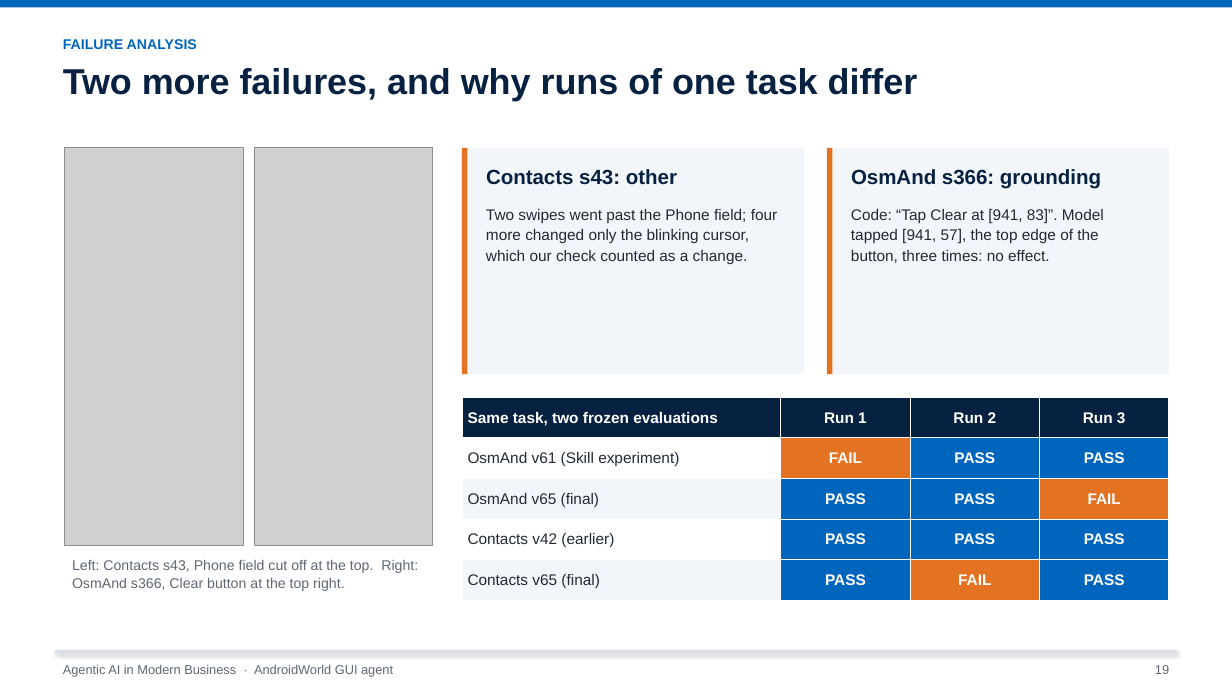
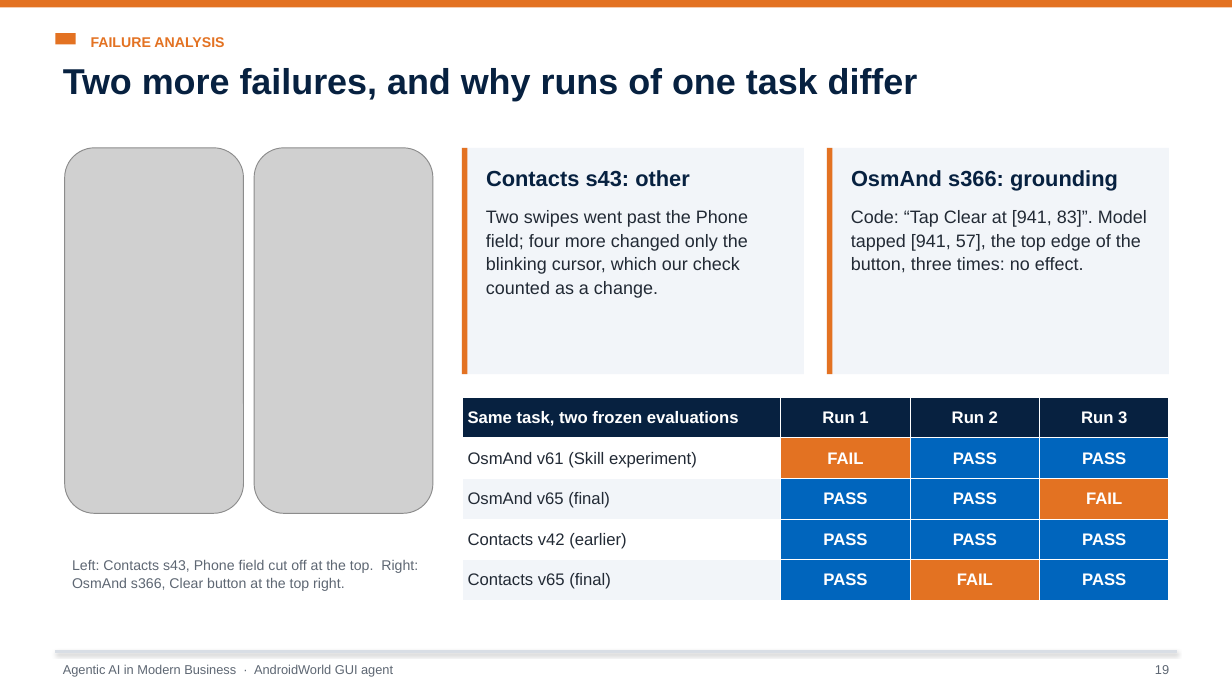
Before and after one commit to Chenschenschen/androidworld-gui-agent, a slide deck: slide 19 of presentation/AndroidWorld_GUI_Agent_Presentation.pptx. Drawn at 1232x693 pixels with LibreOffice and Linux fonts; fonts in the diff are those of the drawing; grey boxes stand for pictures. Boxes give left, top, right and bottom in pixels: in the first picture for what was removed or moved away, otherwise in the second. Text is boxed around its words. In the diff, an @@ line names an element or a change of style, - is before the commit and + after.

```diff
--- a/presentation/AndroidWorld_GUI_Agent_Presentation.pptx
+++ b/presentation/AndroidWorld_GUI_Agent_Presentation.pptx
@@ rectangle at (0,0,1232,7): fill #0065BD to #E37222 @@
@@ text "FAILURE ANALYSIS": place and size @@
-text "FAILURE ANALYSIS" at (63,39,197,49)
+text "FAILURE ANALYSIS" at (91,37,224,47)
@@ text "FAILURE ANALYSIS" at (91,37,224,47): text colour #0065BD to #E37222 @@
@@ rectangle added at (55,33,76,44), fill #E37222 @@
@@ picture: place and size @@
-picture at (65,148,244,545)
+picture at (65,148,244,514)
@@ picture: place and size @@
-picture at (254,148,433,545)
+picture at (254,148,433,514)
@@ text "Contacts s43: other" at (486,170,690,187): size 16 to 17 pt @@
@@ text "OsmAnd s366: grounding" at (851,170,1118,190): size 16 to 17 pt @@
@@ text "Two swipes went past the ..." at (486,210,748,298): size 12 to 14 pt @@
@@ text "Code: “Tap Clear at [941, ..." at (851,210,1147,272): size 12 to 14 pt @@
@@ table at (462,397,1169,601) @@
@@ size 12 to 13 pt @@
```
Also in this commit, not shown: 25 other slides changed, 2 other files.
